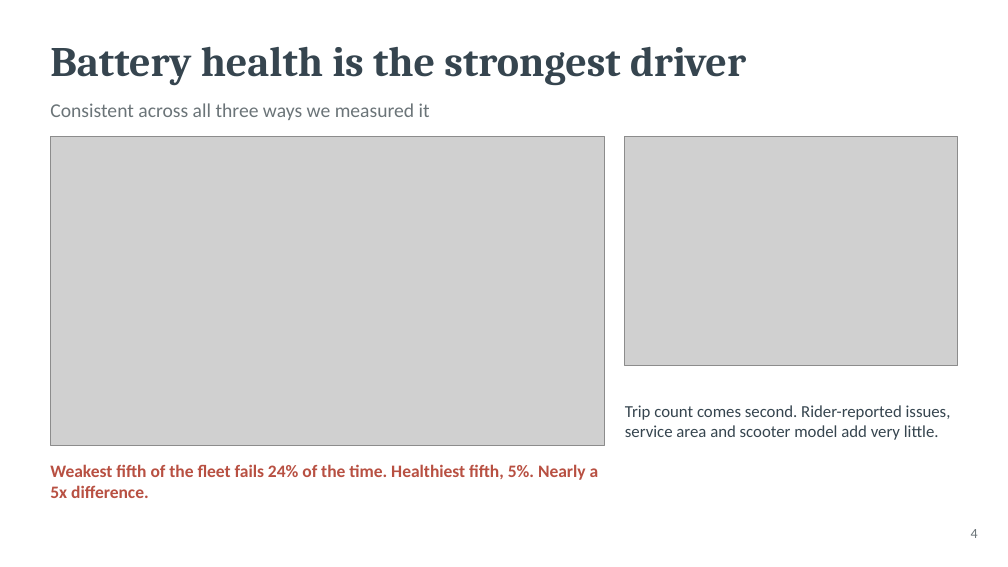
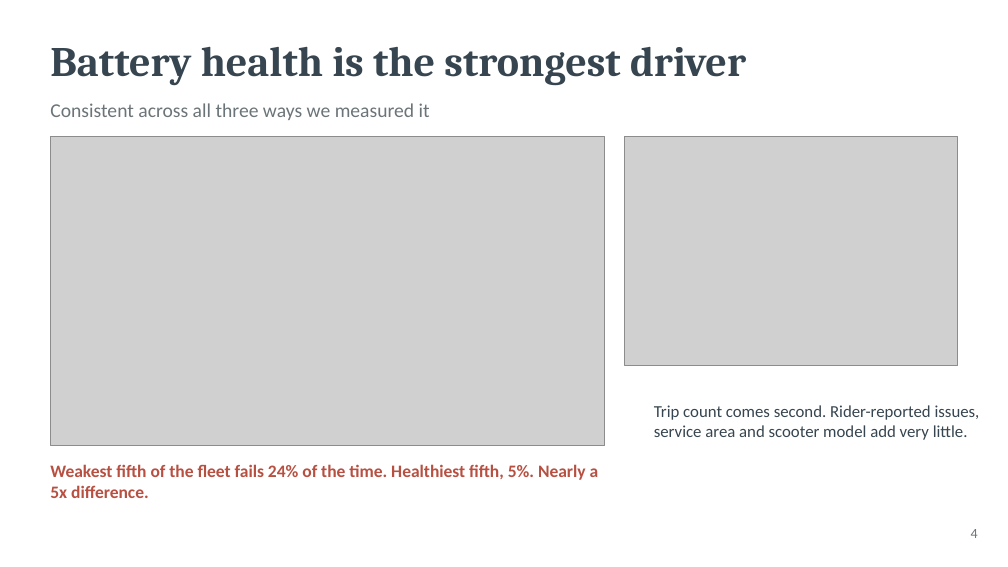
Before and after one commit to nikhilbansal034/pythontutedude, a slide deck: slide 4 of datacamp project/scooter_reliability_presentation.pptx. Drawn at 1008x567 pixels with LibreOffice and Linux fonts; fonts in the diff are those of the drawing; grey boxes stand for pictures. Boxes give left, top, right and bottom in pixels: in the first picture for what was removed or moved away, otherwise in the second. Text is boxed around its words. In the diff, an @@ line names an element or a change of style, - is before the commit and + after.

```diff
--- a/datacamp project/scooter_reliability_presentation.pptx
+++ b/datacamp project/scooter_reliability_presentation.pptx
@@ text "Trip count comes second. Rider-reported ...": place and size @@
-text "Trip count comes second. Rider-reported ..." at box(625, 405, 951, 440)
+text "Trip count comes second. Rider-reported ..." at box(654, 405, 980, 440)
```
Also in this commit, not shown: 6 other slides changed, 1 slide removed.
